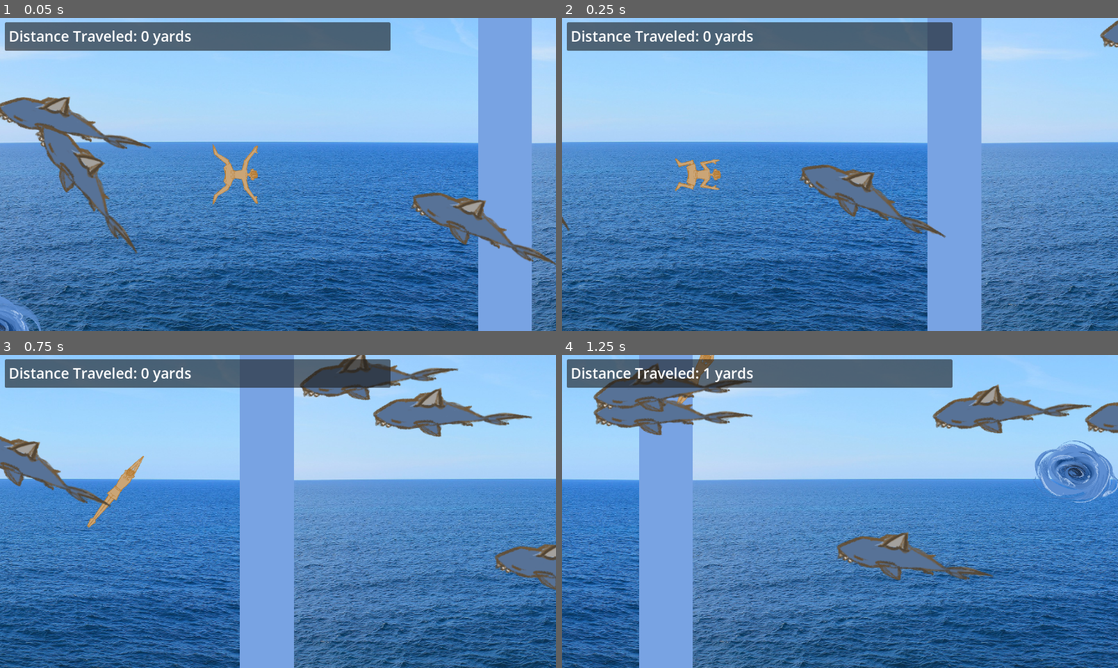
Above: before the commit, frames 1-4 (two rows, left to right).
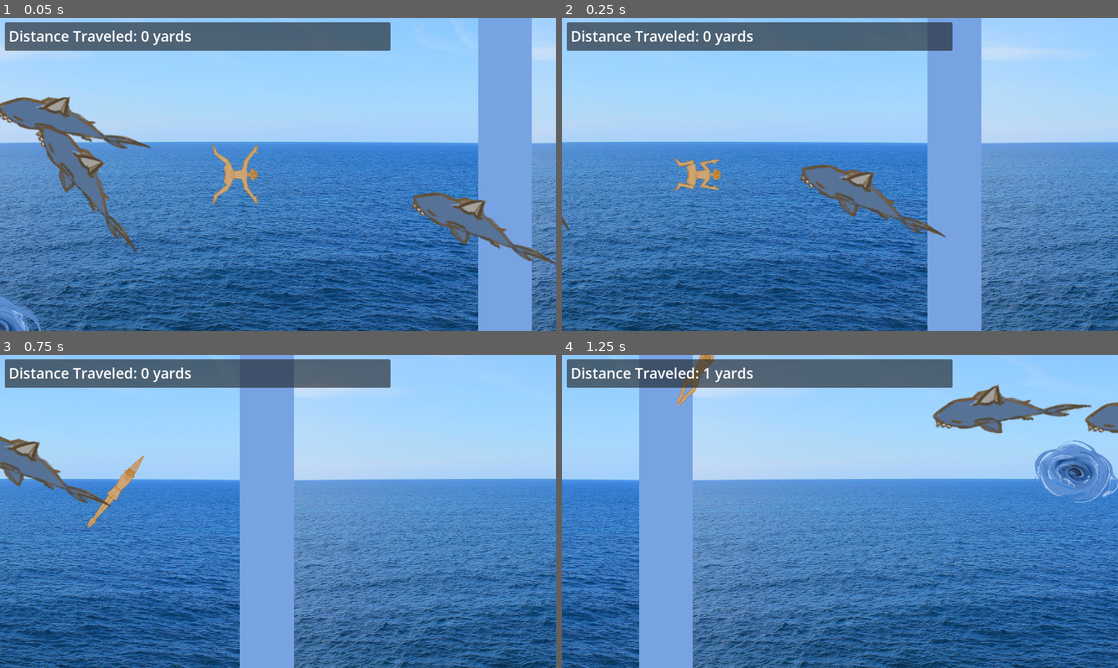
Above: after the commit, the same moments.

Repository: sophieTheProgrammer/microjam-island-61
Game: Godot game, scene res://scenes/game.tscn
Two runs of this game, one before a commit and one after it. Both use one fixed random seed, a clock stepped at 60 frames per second and the inputs below.
Inputs (mouse positions are in pixels of both pictures, inside the frame that each line leads up to):
- Up to frame 1 (0.05 s): no input
- Up to frame 2 (0.25 s): no input
- Up to frame 3 (0.75 s): tap Enter (ui_accept) at 0.5 s; move the mouse to (400, 495) at 0.52 s; hold Up (up) from 0.53 s (still down); click (400, 495) at 0.6 s
- Up to frame 4 (1.25 s): keep holding Up (up); tap Enter (ui_accept) at 0.77 s

Frame 1 is identical in both runs. In frame 2, 0.2% of the frame differs, in the area x 96-100%, y 0-10%; in frame 3, 4.8%; in frame 4, 5.1%, in the area x 5-78%, y 2-72%.

Commit message:
sharklesschunk

Diff:
--- a/scenes/shark.tscn
+++ b/scenes/shark.tscn
@@ -2,7 +2,6 @@
 
 [ext_resource type="Script" uid="uid://fme05tcdw7f0" path="res://scripts/shark.gd" id="1_v5iaq"]
 [ext_resource type="Texture2D" uid="uid://2farmdu0mlyj" path="res://art/shark.png" id="2_v5iaq"]
-[ext_resource type="Texture2D" uid="uid://2farmdu0mlyj" path="res://art/IMG_3314.png" id="2_v5iaq"]
 [ext_resource type="PackedScene" uid="uid://b3jdkt7w7260b" path="res://scenes/death.tscn" id="3_po4rd"]
 
 [sub_resource type="SpriteFrames" id="SpriteFrames_inbs7"]
--- a/scripts/chunk.gd
+++ b/scripts/chunk.gd
@@ -2,10 +2,11 @@
 var WHIRLPOOL = preload("res://scenes/whirlpool.tscn")
 @onready var obstacles: Node = $"obstacles"
 var SHARK = preload("res://scenes/shark.tscn")
-
+var sharks_to_spawn = 3
+var whirlpools_to_spawn = 1
 func _ready() -> void:
-	spawn(1, "whirlpool")
-	spawn(3, "shark")
+	spawn(whirlpools_to_spawn, "whirlpool")
+	spawn(sharks_to_spawn, "shark")
 func _process(_delta: float) -> void:
 	pass
 
--- a/scripts/spawner.gd
+++ b/scripts/spawner.gd
@@ -6,7 +6,7 @@
 func _ready() -> void:
 	EventBus.spawn_new_chunk.connect(spawn_chunk)
 	spawn_chunk()
-	spawn_chunk()
+	spawn_sharkless_chunk()
 	spawn_chunk()
 
 func _process(_delta: float) -> void:
@@ -17,3 +17,10 @@
 	new_chunk.position.x = (chunks_spawned * Global.viewport.x)
 	self.add_child.call_deferred(new_chunk)
 	chunks_spawned += 1
+
+func spawn_sharkless_chunk():
+	var new_chunk = chunk.instantiate()
+	new_chunk.position.x = (chunks_spawned * Global.viewport.x)
+	new_chunk.sharks_to_spawn = 0
+	self.add_child.call_deferred(new_chunk)
+	chunks_spawned += 1
